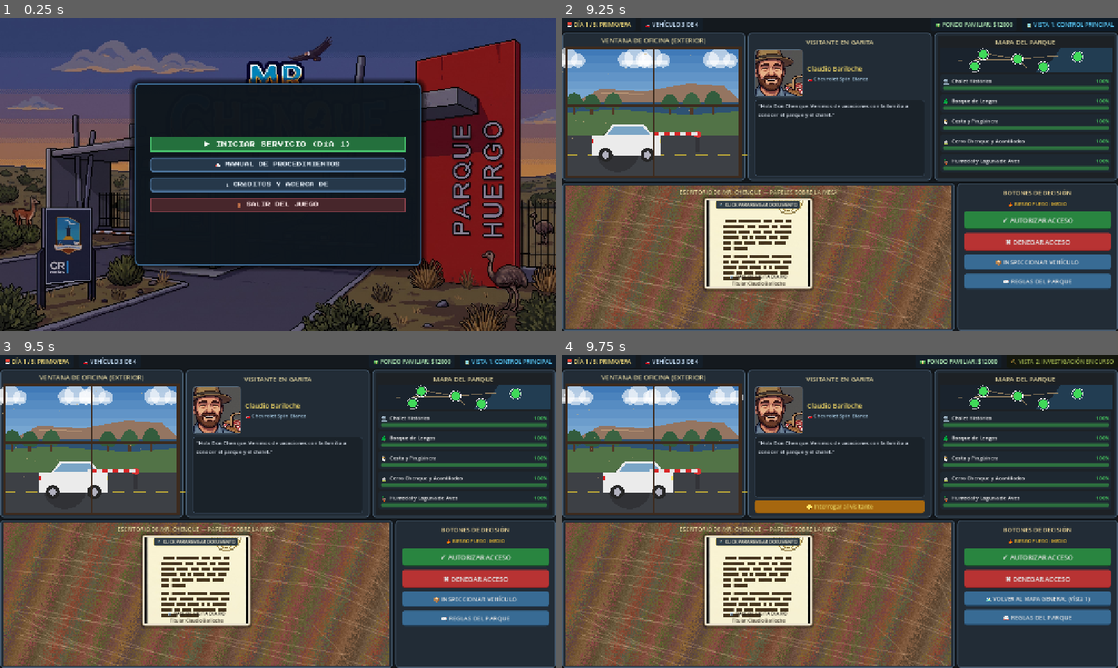
Above: before the commit, frames 1-4 (two rows, left to right).
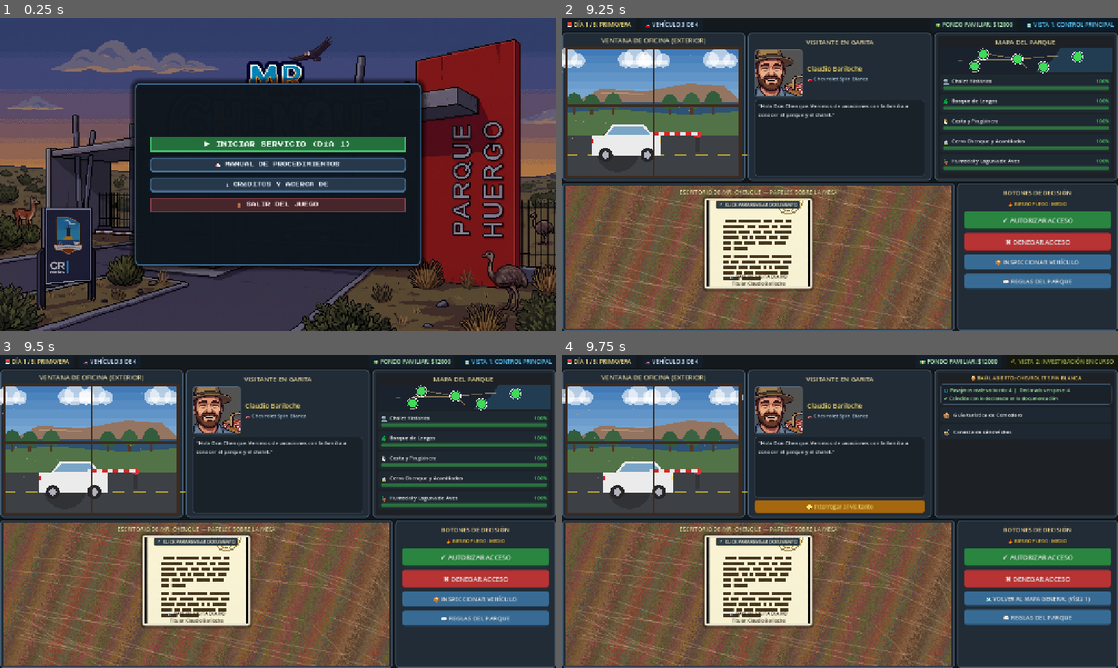
Above: after the commit, the same moments.

Repository: MontielNico/guardabosques-mrchenque
Game: Godot game, scene res://scenes/main_menu.tscn
Same seed, same stepped clock (60 frames per second), same inputs: the game is played once before the commit and once after it.
Inputs (mouse positions are in pixels of both pictures, inside the frame that each line leads up to):
- Up to frame 1 (0.25 s): no input
- Up to frame 2 (9.25 s): click "▶ INICIAR SERVICIO (DÍA 1)" at 0.5 s; tap Enter at 1.25, 1.35, 2.1 s; move the mouse to (962, 158) at 1.27 s; click (962, 158) at 1.42 s; tap Space at 1.52, 2, 2.27 s; move the mouse to (728, 190) at 2.02 s; click (728, 190) at 2.17 s; click (756, 243) at 2.75 s; click "✔ AUTORIZAR ACCESO" at 3.5 s; click "📖 REGLAS DEL PARQUE" at 4.25 s; click "✕ CERRAR" at 5 s; click "✕ CERRAR [ESC]" at 5.75 s; click "✖ DENEGAR ACCESO" at 6.5 s; click (756, 243) at 7.25 s; click "📖 REGLAS DEL PARQUE" at 8 s; click "✕ CERRAR" at 8.75 s
- Up to frame 3 (9.5 s): no input
- Up to frame 4 (9.75 s): click "📦 INSPECCIONAR VEHÍCULO" at 9.5 s

Frames 1-3 are identical in both runs. In frame 4, 4.7% of the frame differs, in the area x 68-99%, y 6-49%.

Commit message:
se arreglo todoooo

Diff:
--- a/scripts/main_game.gd
+++ b/scripts/main_game.gd
@@ -7,6 +7,7 @@
 const PatagoniaView = preload("res://scripts/patagonia_view.gd")
 const DocumentView = preload("res://scripts/document_view.gd")
 const ParkMapView = preload("res://scripts/park_map_view.gd")
+const CarTrunkView = preload("res://scripts/car_trunk_view.gd")
 const RulebookModal = preload("res://scripts/rulebook_modal.gd")
 const DocumentModal = preload("res://scripts/document_modal.gd")
 const DataDB = preload("res://scripts/data_db.gd")
@@ -27,9 +28,9 @@
 @onready var dialog_text: Label = $VBox/MainLayout/TopRow/Window2_Visitor/Margin/VBox/DialogScroll/DialogText
 @onready var interrogate_btn: Button = $VBox/MainLayout/TopRow/Window2_Visitor/Margin/VBox/InterrogateBtn
 
-# 3° Ventana Superior Derecha: Mapa del Parque (Vista 1)
-# El contenido de baúl/inspección del vehículo quedó desactivado en la primera pasada de limpieza.
+# 3° Ventana Superior Derecha: Mapa del Parque (Vista 1) o Baúl del Auto (Vista 2)
 @onready var park_map_view: ParkMapView = $VBox/MainLayout/TopRow/Window3_MapAndTrunk/ParkMapView
+@onready var car_trunk_view: CarTrunkView = $VBox/MainLayout/TopRow/Window3_MapAndTrunk/CarTrunkView
 
 # 4° Ventana Inferior Izquierda: Escritorio de Mr. Chenque y Documento sobre la mesa
 @onready var document_view: DocumentView = $VBox/MainLayout/BottomRow/Window4_Desk/DocumentView
@@ -143,9 +144,11 @@
 		dialog_text.text = '"' + current_visitor.get("dialog_intro", "Buenas tardes oficial.") + '"'
 		dialog_text.modulate = Color(0.92, 0.94, 0.96)
 
-	# 3. Ventana 3: Actualizar mapa principal
+	# 3. Ventana 3: Actualizar datos de baúl y mapa
 	if park_map_view:
 		park_map_view.update_map()
+	if car_trunk_view:
+		car_trunk_view.set_visitor(current_visitor)
 
 	# 4. Ventana 4: Cargar documentos en escritorio de madera
 	if document_view:
@@ -200,10 +203,15 @@
 		if enabled:
 			interrogate_btn.modulate = Color(1.0, 0.9, 0.4)
 
-	# Ventana 3: Mapas y flujo principal del puesto; la vista de baúl quedó desactivada.
+	# Ventana 3: Alternar entre Mapa (Vista 1) y Baúl (Vista 2)
 	if park_map_view:
-		park_map_view.visible = true
-		park_map_view.update_map()
+		park_map_view.visible = not enabled
+		if not enabled:
+			park_map_view.update_map()
+	if car_trunk_view:
+		car_trunk_view.visible = enabled
+		if enabled:
+			car_trunk_view.set_visitor(current_visitor)
 
 	# Ventana 5: Botones
 	if inspect_btn:
